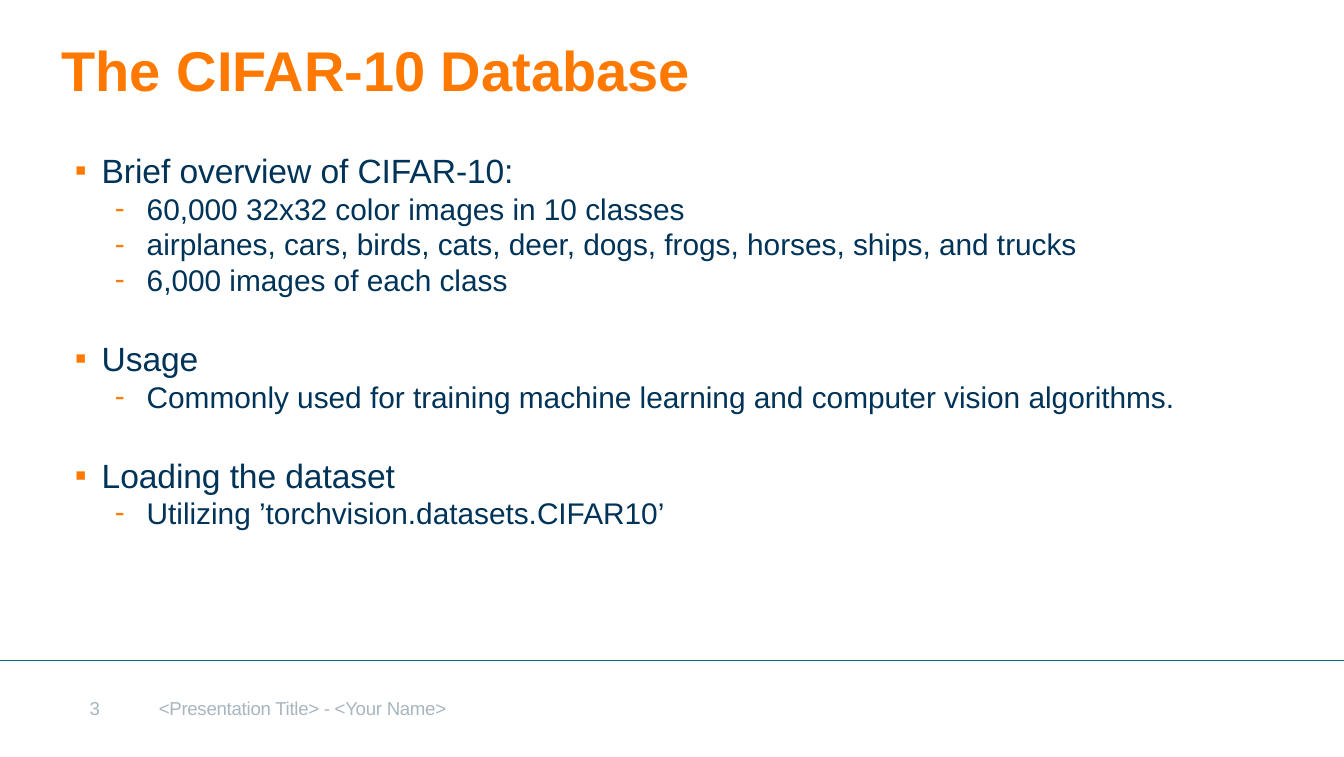
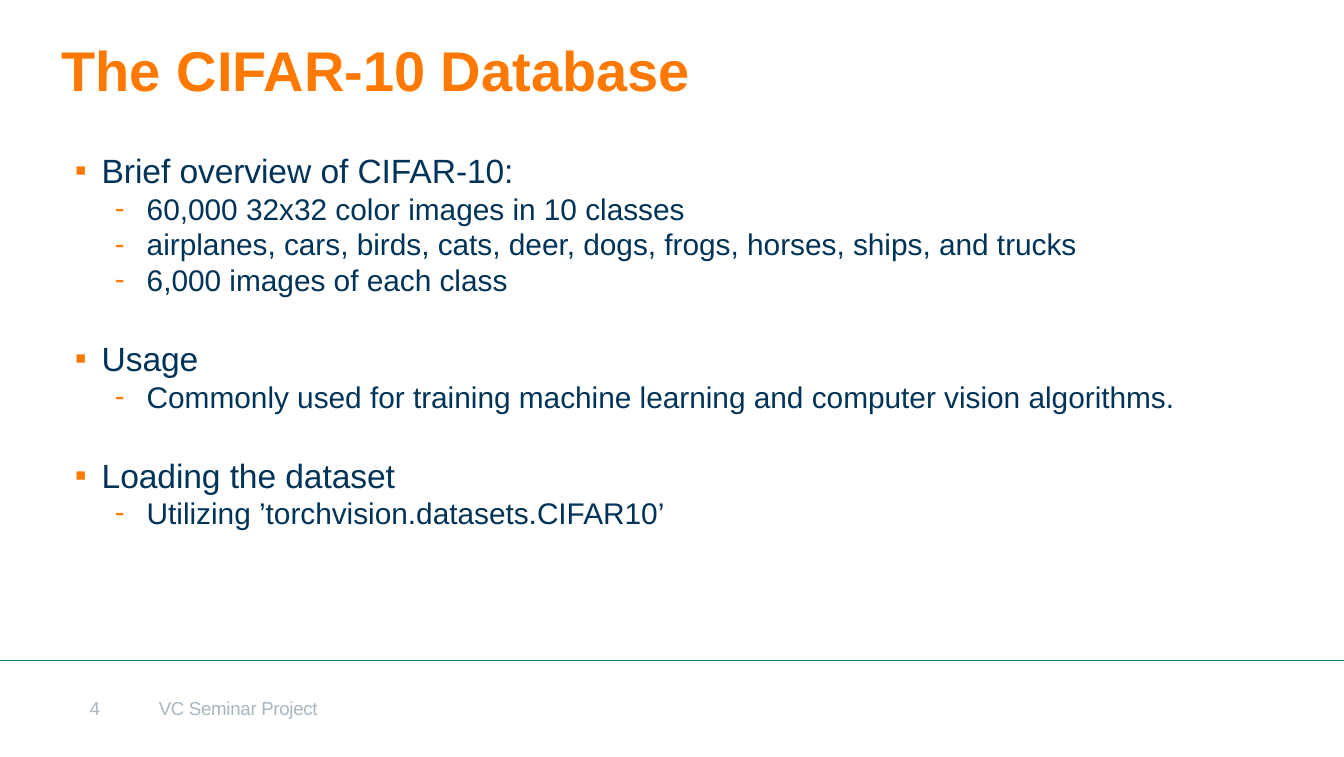
Before and after one commit to atifiqbal37/VC_Seminar_Project, a slide deck: slide 4 of VC_Seminar_Project_slides.pptx (slide 3 before the commit). Drawn at 1344x757 pixels with LibreOffice and Linux fonts; fonts in the diff are those of the drawing; background and template pictures are left out. Boxes give left, top, right and bottom in pixels: in the first picture for what was removed or moved away, otherwise in the second. Text is boxed around its words. In the diff, an @@ line names an element or a change of style, - is before the commit and + after.

```diff
--- a/VC_Seminar_Project_slides.pptx
+++ b/VC_Seminar_Project_slides.pptx
@@ page number at box(90, 702, 100, 715): text changed @@
-3
+4
@@ text at box(159, 701, 317, 719): text changed @@
-<Presentation Title> - <Your Name>
+VC Seminar Project
```
Also in this commit, not shown: 6 other slides changed, 3 slides added, 1 other file.
